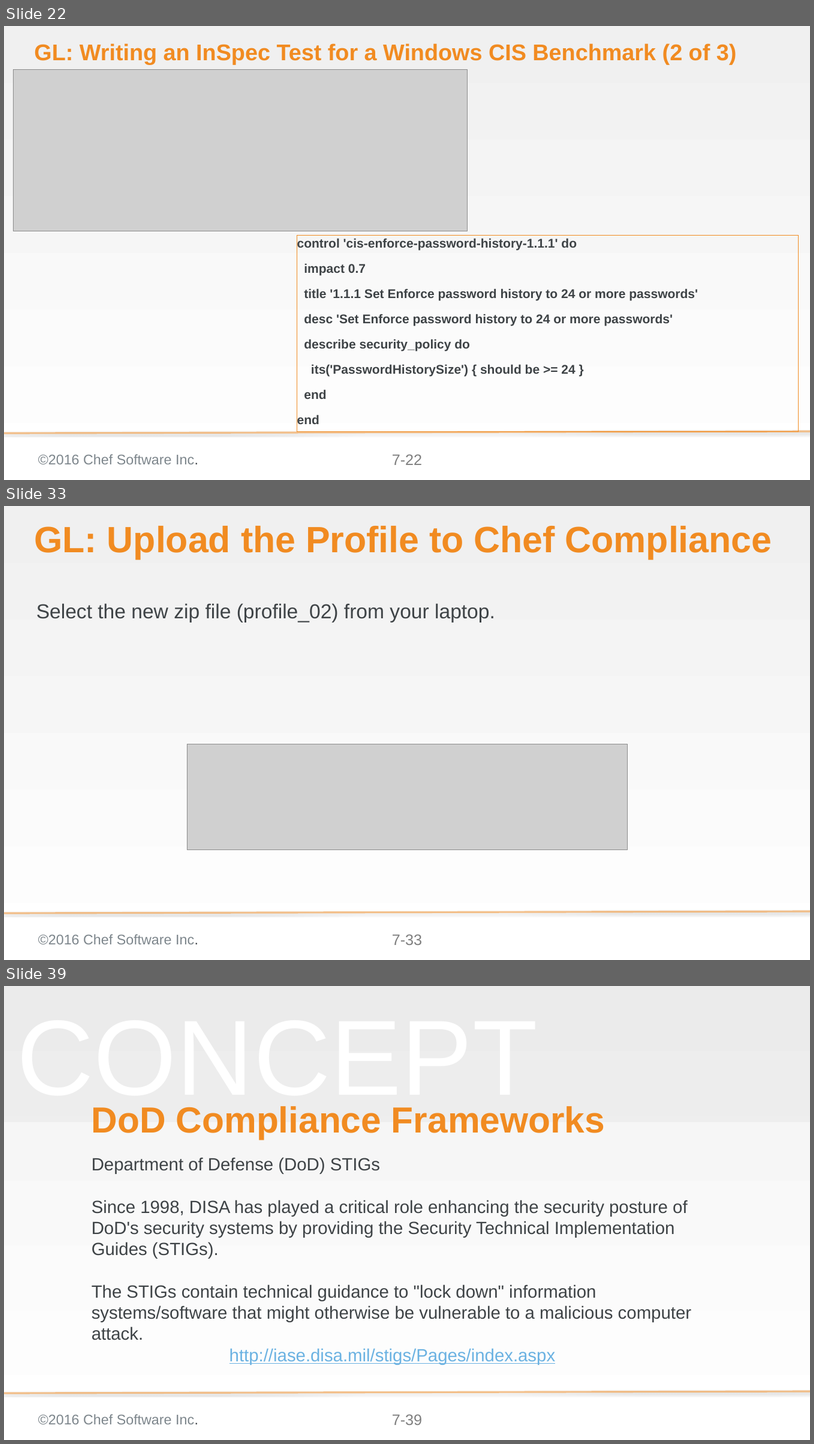
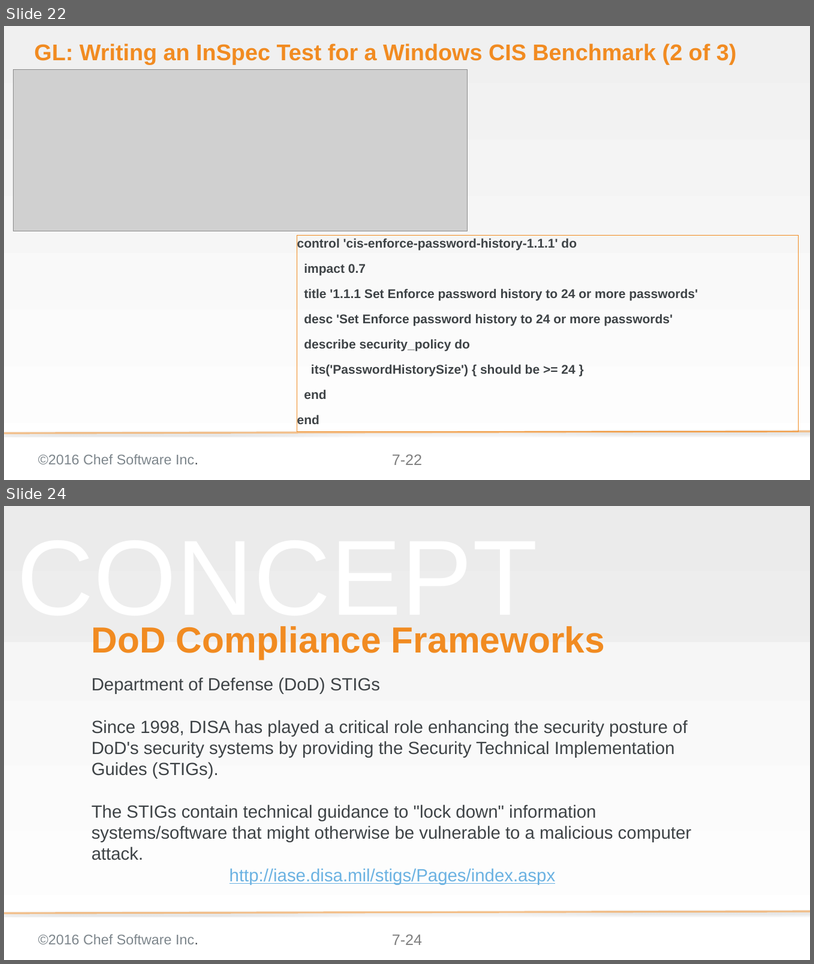
Before and after one commit to bchamby/chef-compliance-installation-configuration-operation, a slide deck: 07-compliance-frameworks-inspec.pptx. Shown one above the other, each under a label of ours: slides 22, 33 and 39 before the commit, slides 22 and 24 after it; the slides between them are not shown. The pictures are 814x1444 and 814x964 pixels, drawn with LibreOffice and Linux fonts; fonts in the diff are those of the drawing; grey boxes stand for pictures; background and template pictures are left out. Boxes give left, top, right and bottom in pixels: in the first picture for what was removed or moved away, otherwise in the second. Text is boxed around its words. In the diff, an @@ line names an element or a change of style, - is before the commit and + after.

```diff
--- a/07-compliance-frameworks-inspec.pptx
+++ b/07-compliance-frameworks-inspec.pptx
@@ slide 33 removed at (x1=4, y1=506, x2=810, y2=960), background gradient #F0F0F0 to #FFFFFF; not listed: 3 template elements that a slide beside it also shows @@
@@ title removed at (x1=34, y1=526, x2=773, y2=559) @@
-GL: Upload the Profile to Chef Compliance
@@ text removed at (x1=36, y1=603, x2=495, y2=622) @@
-Select the new zip file (profile_02) from your laptop.
@@ picture removed at (x1=187, y1=744, x2=627, y2=850) @@
@@ what was slide 39 is now slide 24 @@
@@ page number at (x1=392, y1=934, x2=422, y2=945): text changed @@
-7-39
+7-24
```
Also in this commit, not shown: 1 slide changed, 14 other slides removed, 3 other files.
